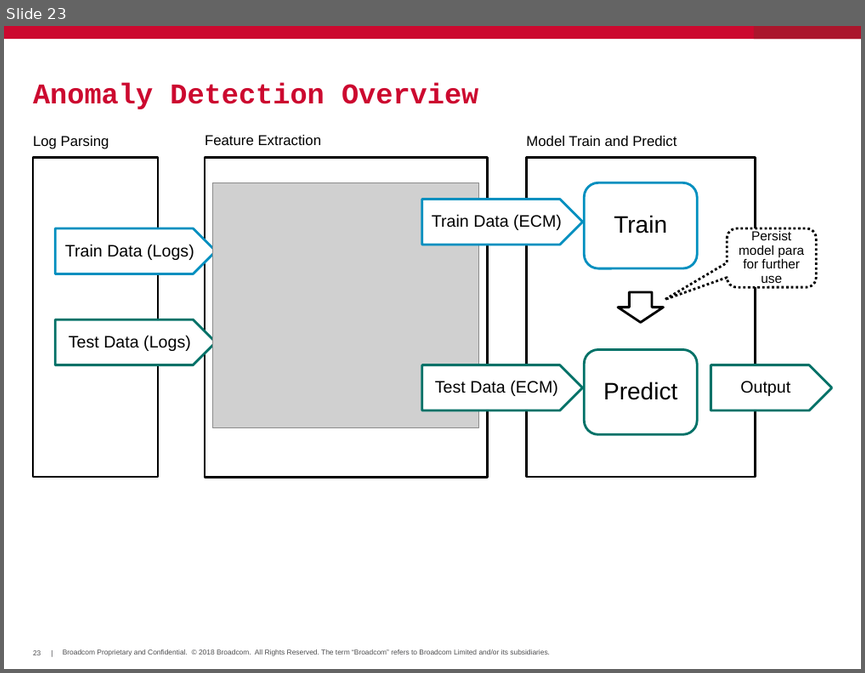
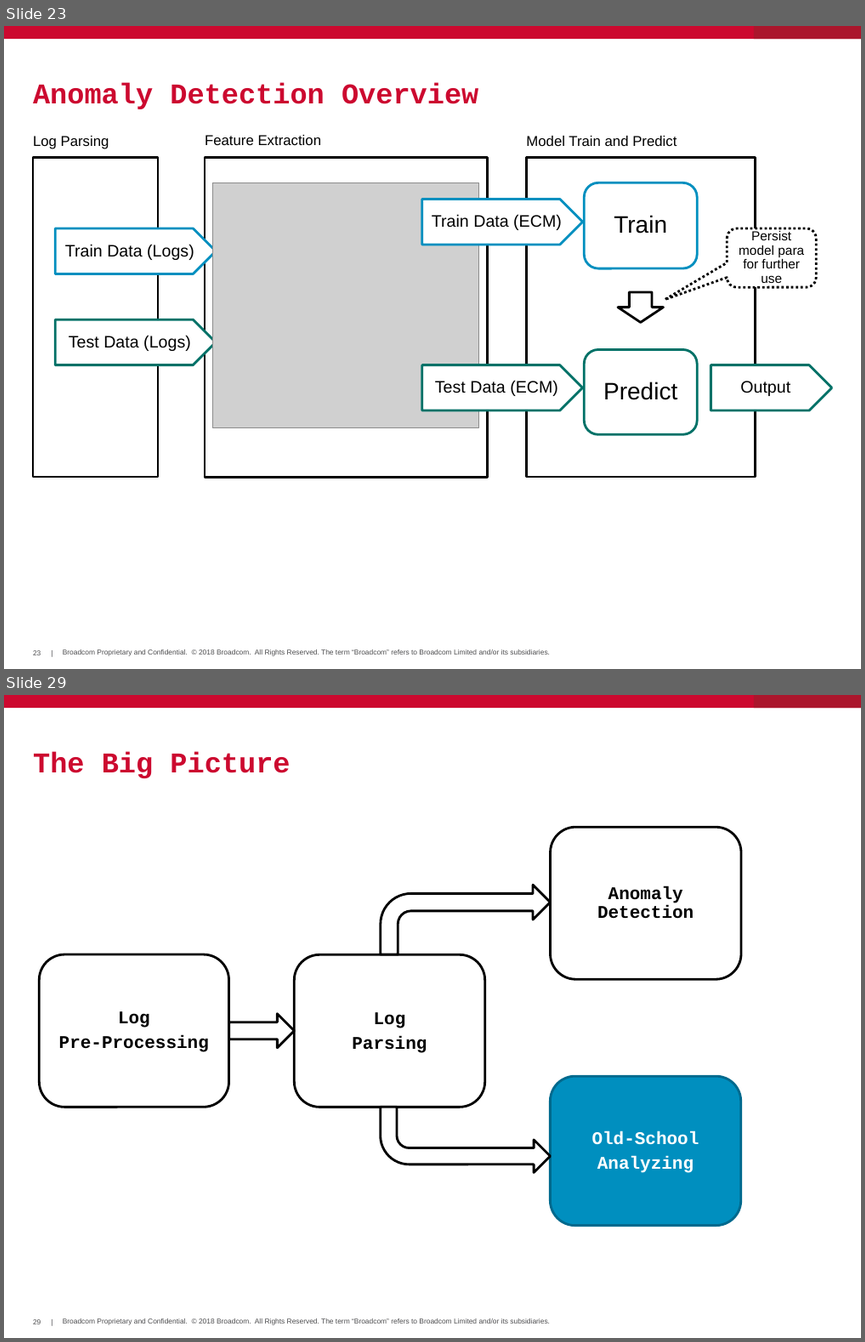
Before and after one commit to hayhan/loganalyzer, a slide deck: papers/LogAnalyzerIntro.pptx. Shown one above the other, each under a label of ours: slide 23 before the commit, slides 23 and 29 after it; the slides between them are not shown. The pictures are 865x673 and 865x1342 pixels, drawn with LibreOffice and Linux fonts; fonts in the diff are those of the drawing; grey boxes stand for pictures; background and template pictures are left out. Boxes give left, top, right and bottom in pixels: in the first picture for what was removed or moved away, otherwise in the second. Text is boxed around its words. In the diff, an @@ line names an element or a change of style, - is before the commit and + after.

```diff
--- a/papers/LogAnalyzerIntro.pptx
+++ b/papers/LogAnalyzerIntro.pptx
@@ slide 29 added at (4,695,861,1338), background #FFFFFF; not listed: 5 template elements that a slide beside it also shows @@
@@ title added at (33,751,290,778), 24 pt, text #CC092F, bold @@
+The Big Picture
@@ rounded rectangle added at (550,827,741,980), fill #FFFFFF, outline #000000 2 pt, 15 pt, text #000000, bold @@
+Anomaly Detection
@@ bent arrow added at (381,885,550,953), fill #FFFFFF, outline #000000 2 pt @@
@@ rounded rectangle added at (39,954,228,1107), fill #FFFFFF, outline #000000 2 pt, 15 pt, text #000000, bold @@
+Log
+Pre-Processing
@@ rounded rectangle added at (295,954,485,1107), fill #FFFFFF, outline #000000 2 pt, 15 pt, text #000000, bold @@
+Log
+Parsing
@@ right arrow added at (228,1014,294,1048), fill #FFFFFF, outline #000000 2 pt @@
@@ rounded rectangle added at (550,1077,741,1225), fill #008FBF, outline #006A8D 2 pt, 15 pt, text #FFFFFF, bold @@
+Old-School
+Analyzing
@@ bent arrow added at (381,1107,550,1173), fill #FFFFFF, outline #000000 2 pt @@
```
Also in this commit, not shown: 2 slides changed, 8 other slides added, 14 slides removed.
